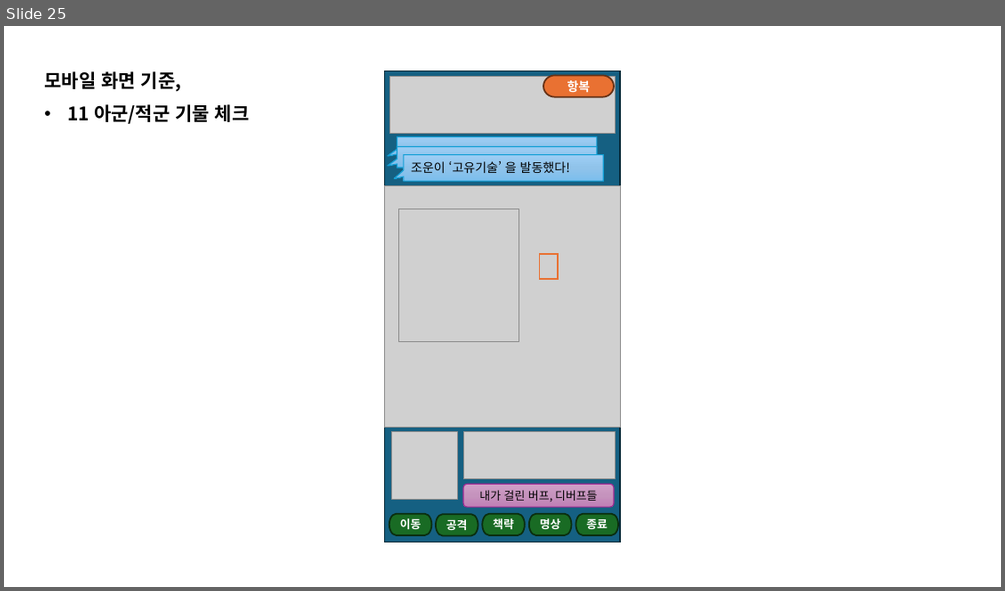
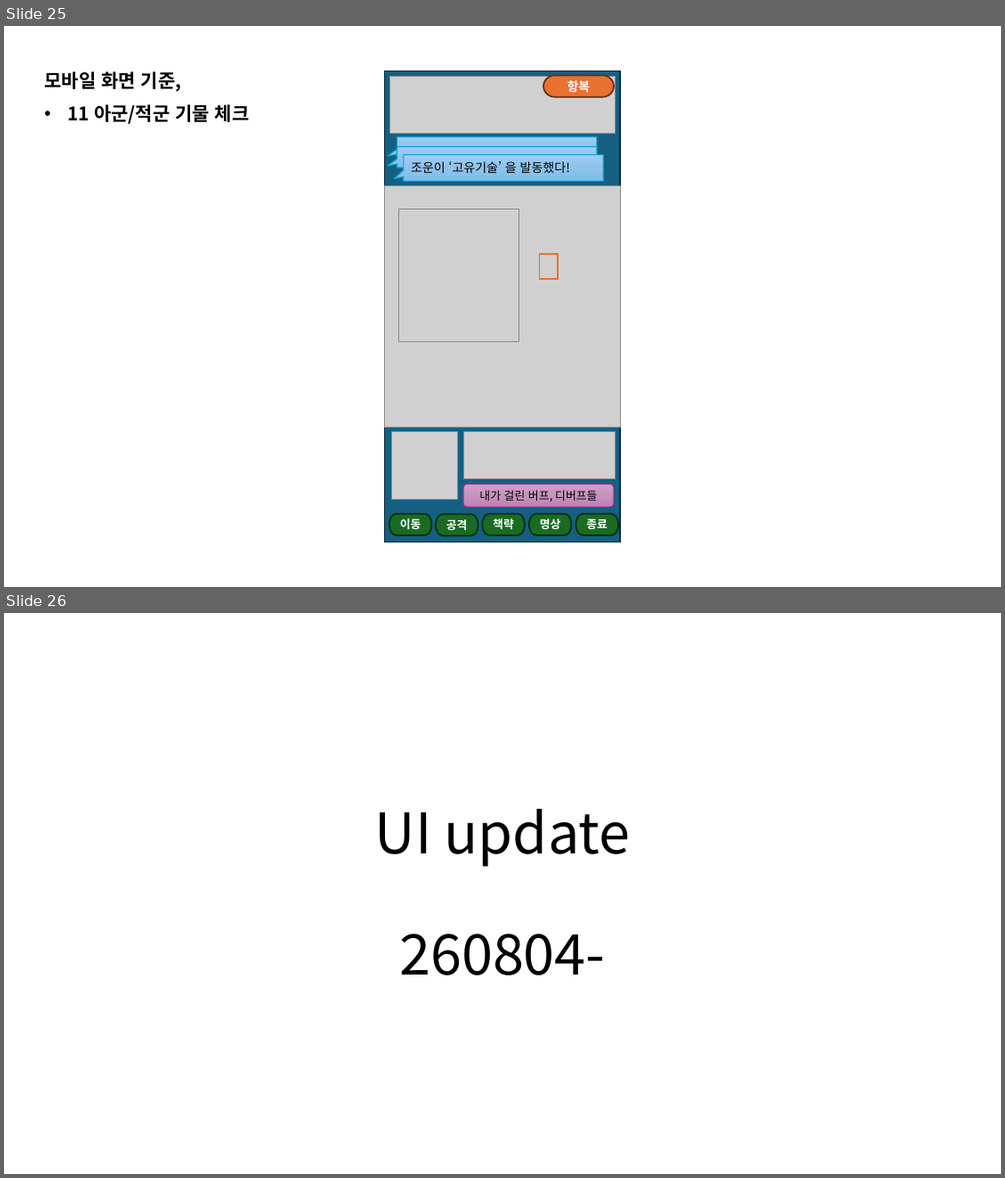
Before and after one commit to sanolamian12/SamChess, a slide deck: docs/삼국 약식 체스.pptx. Shown one above the other, each under a label of ours: slide 25 before the commit, slides 25 and 26 after it. The pictures are 1005x591 and 1005x1178 pixels, drawn with LibreOffice and Linux fonts; fonts in the diff are those of the drawing; grey boxes stand for pictures. Boxes give left, top, right and bottom in pixels: in the first picture for what was removed or moved away, otherwise in the second. Text is boxed around its words. In the diff, an @@ line names an element or a change of style, - is before the commit and + after.

```diff
--- a/docs/삼국 약식 체스.pptx
+++ b/docs/삼국 약식 체스.pptx
@@ slide 26 added at (4, 613, 1001, 1174), background #FFFFFF @@
@@ title added at (375, 809, 631, 975), 54 pt, text #000000 @@
+UI update
+260804-
```
Also in this commit, not shown: 1 other slide added, 5 other files.
